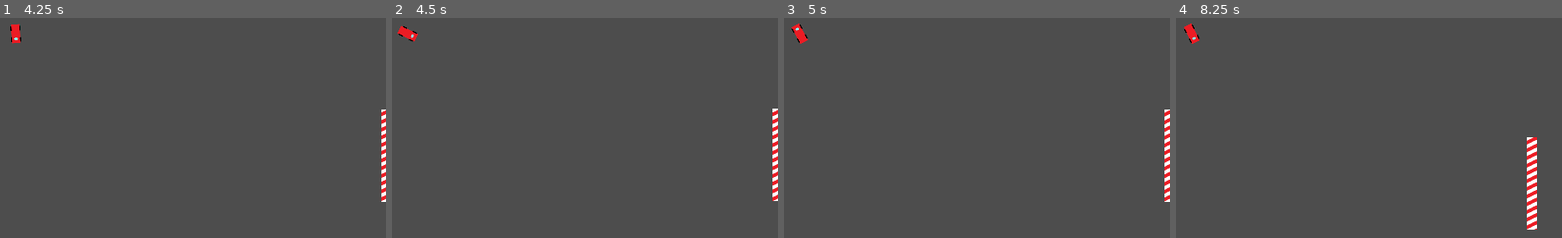
Above: before the commit, frames 1-4 (left to right).
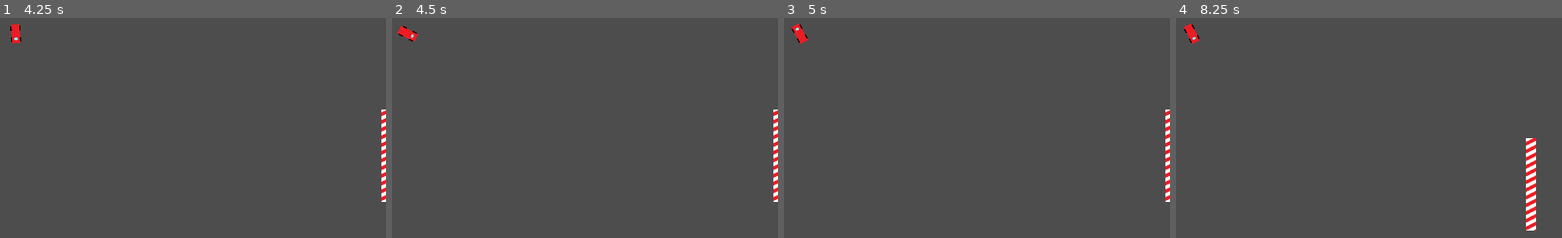
Above: after the commit, the same moments.

Repository: PixelWolf8976/BAISD-AT-at-game
Game: Godot game, scene res://Scenes/base_test_scene.tscn
Same seed, same stepped clock (60 frames per second), same inputs: the game is played once before the commit and once after it.
Inputs:
- Up to frame 1 (4.25 s): tap Enter at 0.5, 2.75 s; hold Right (turn_right) 0.53-1.28 s; hold Left (turn_left) 1.28-2.03 s; tap Space at 2 s; hold Right (turn_right) 2.03-2.78 s; hold Up (drive_forward) 2.78-3.53 s; hold Left (turn_left) from 3.53 s (still down)
- Up to frame 2 (4.5 s): keep holding Left (turn_left); tap Space at 4.25 s
- Up to frame 3 (5 s): keep holding Left (turn_left)
- Up to frame 4 (8.25 s): tap Enter at 5 s; release Left (turn_left) at 5.78 s; hold Right (turn_right) 5.78-6.53 s; tap Space at 6.5 s; hold Up (drive_forward) 6.53-7.28 s; hold Right (turn_right) 7.28-8.03 s; hold Left (turn_left) from 8.03 s (still down)

Frame 1 is identical in both runs. In frame 2, 0.2% of the frame differs, in the area x 98-100%, y 41-84%; in frame 3, 0.2%; in frame 4, 0.6%, in the area x 90-94%, y 54-97%.

Commit message:
Update player.gd

Diff:
--- a/Things/player.gd
+++ b/Things/player.gd
@@ -30,7 +30,9 @@
 	else:
 		if speed > 0:
 			speed -= acceleration * delta
-
+		if speed < 0:
+			speed = 0
+	print (speed)
 	velocity = Vector2(speed, 0).rotated(rotation)
 
 	if Input.is_action_pressed("turn_left"):
